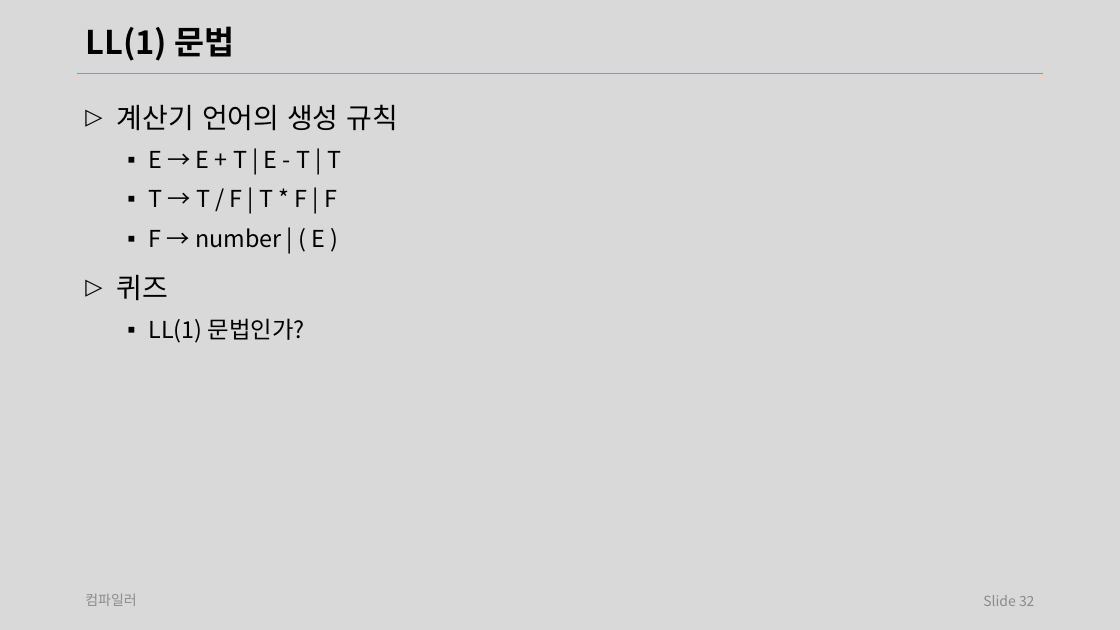
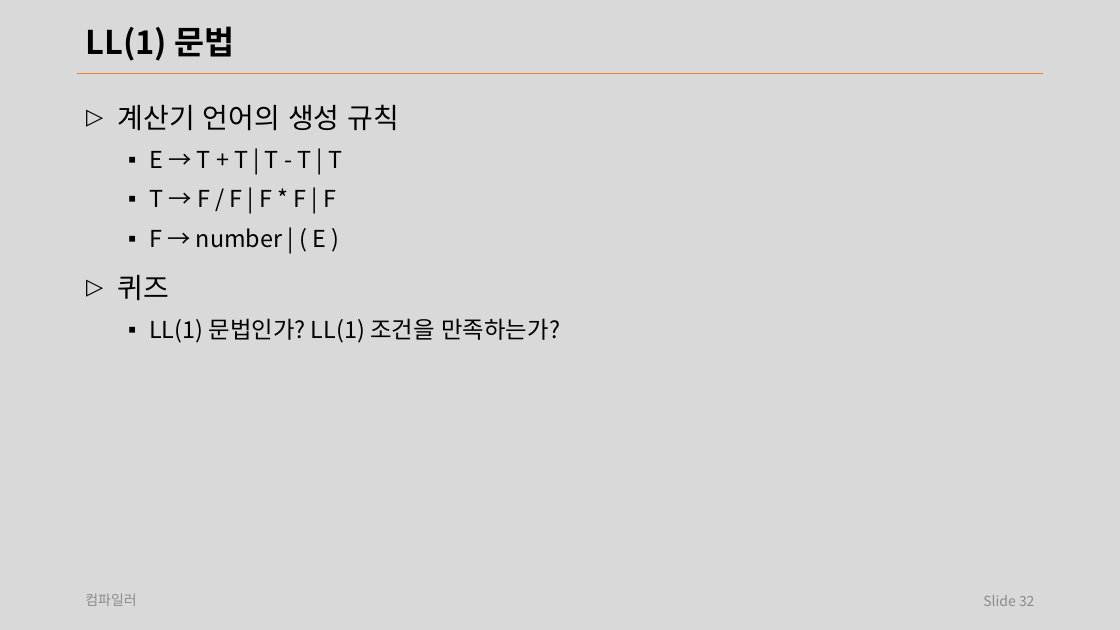
Before and after one commit to laxtools/article, a slide deck: slide 32 of programming/compiler/lecture/note.pptx. Drawn at 1120x630 pixels with LibreOffice and Linux fonts; fonts in the diff are those of the drawing. Boxes give left, top, right and bottom in pixels: in the first picture for what was removed or moved away, otherwise in the second. Text is boxed around its words. In the diff, an @@ line names an element or a change of style, - is before the commit and + after.

```diff
--- a/programming/compiler/lecture/note.pptx
+++ b/programming/compiler/lecture/note.pptx
@@ text at [149, 151, 342, 207]: text changed @@
-  ▪ E → E + T | E - T | T
-  ▪ T → T / F | T * F | F
+  ▪ E → T + T | T - T | T
+  ▪ T → F / F | F * F | F
@@ text at [149, 318, 560, 343]: text changed @@
-  ▪ LL(1) 문법인가?
+  ▪ LL(1) 문법인가? LL(1) 조건을 만족하는가?
```
Also in this commit, not shown: 26 other slides changed, 2 slides removed, 24 other files.
